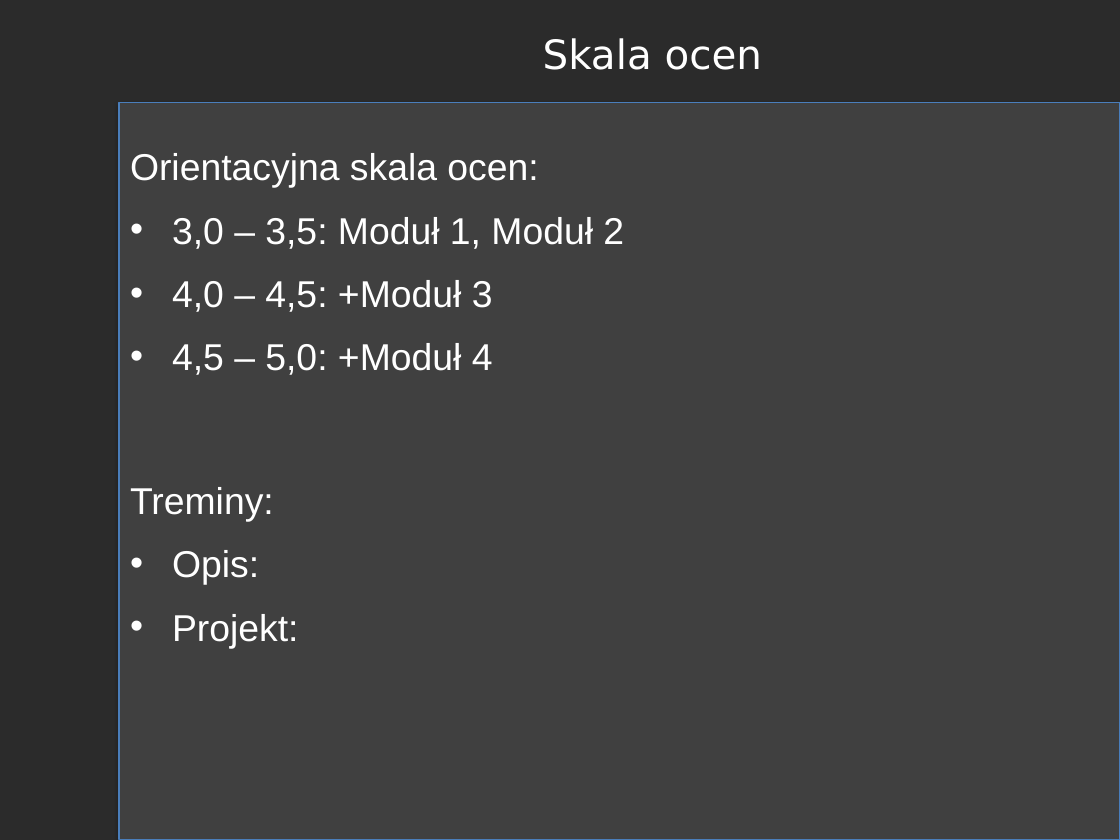
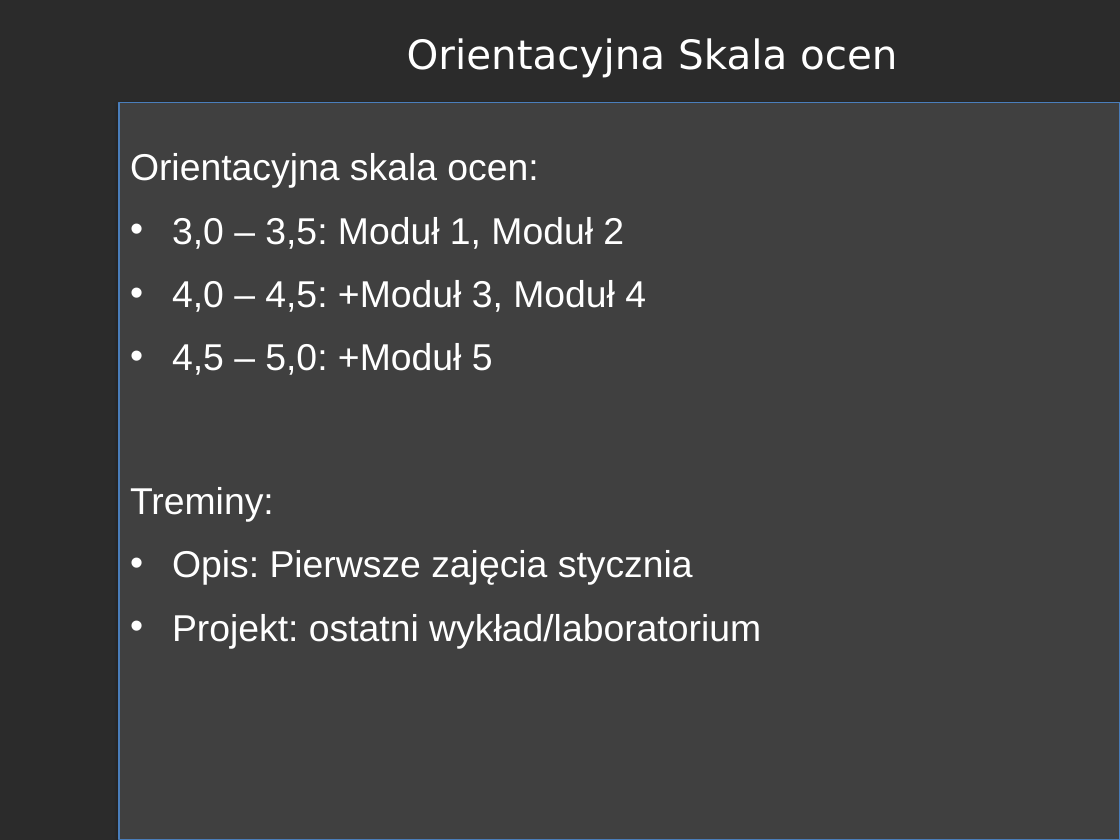
Before and after one commit to RafLew84/PUM, a slide deck: slide 11 of 2024-2025/Wyk/Wyklad0.pptx. Drawn at 1120x840 pixels with LibreOffice and Linux fonts; fonts in the diff are those of the drawing; background and template pictures are left out; a plain dark background stands for a picture behind light text. Boxes give left, top, right and bottom in pixels: in the first picture for what was removed or moved away, otherwise in the second. Text is boxed around its words. In the diff, an @@ line names an element or a change of style, - is before the commit and + after.

```diff
--- a/2024-2025/Wyk/Wyklad0.pptx
+++ b/2024-2025/Wyk/Wyklad0.pptx
@@ text at <box>407,38,897,77</box>: text changed @@
-Skala ocen
+Orientacyjna Skala ocen
@@ text at <box>172,280,646,375</box>: text changed @@
-• 4,0 – 4,5: +Moduł 3
-• 4,5 – 5,0: +Moduł 4
+• 4,0 – 4,5: +Moduł 3, Moduł 4
+• 4,5 – 5,0: +Moduł 5
@@ text at <box>172,550,761,648</box>: text changed @@
-• Opis:
-• Projekt:
+• Opis: Pierwsze zajęcia stycznia
+• Projekt: ostatni wykład/laboratorium
```
Also in this commit, not shown: 2 other slides changed, 1 other file.
